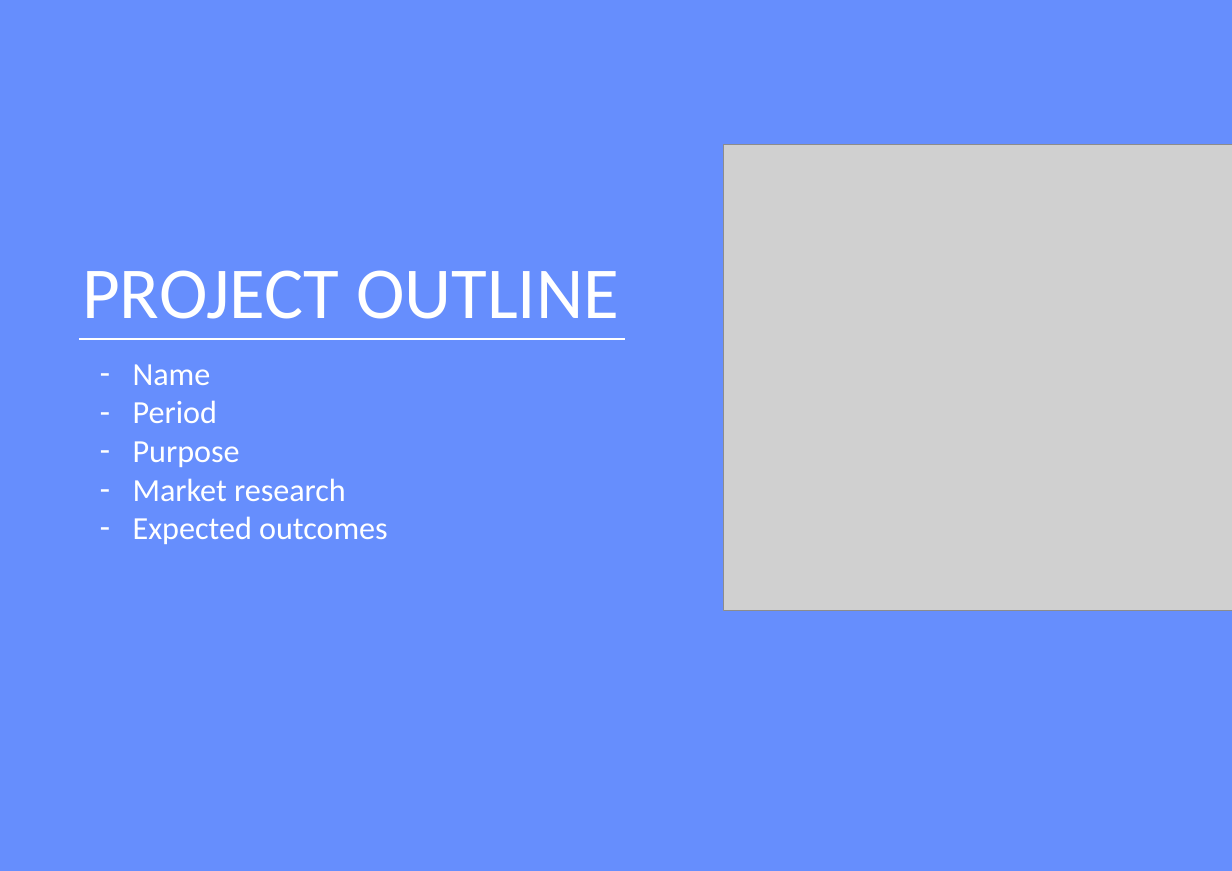
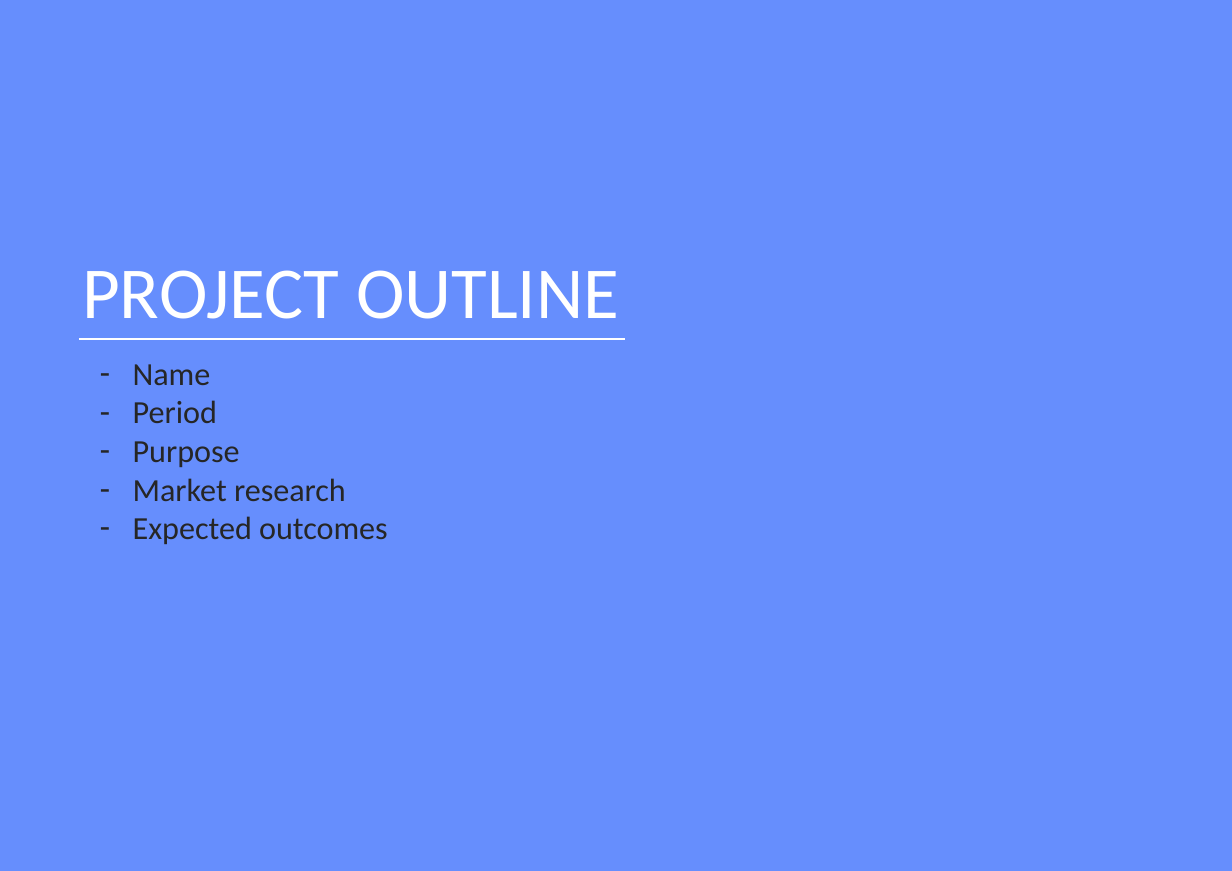
Before and after one commit to OhJaeGeun/IOT3_Project_helper_bot, a slide deck: slide 3 of Portfolio/HELPER_BOT_2.pptx. Drawn at 1232x871 pixels with LibreOffice and Linux fonts; fonts in the diff are those of the drawing; grey boxes stand for pictures. Boxes give left, top, right and bottom in pixels: in the first picture for what was removed or moved away, otherwise in the second. Text is boxed around its words. In the diff, an @@ line names an element or a change of style, - is before the commit and + after.

```diff
--- a/Portfolio/HELPER_BOT_2.pptx
+++ b/Portfolio/HELPER_BOT_2.pptx
@@ picture removed at <box>723,144,1232,611</box> @@
@@ text "Name" at <box>133,364,388,545</box>: text colour #FFFFFF to #262626 @@
```
Also in this commit, not shown: 9 other slides changed, 12 slides added, 9 slides removed, 3 other files.
